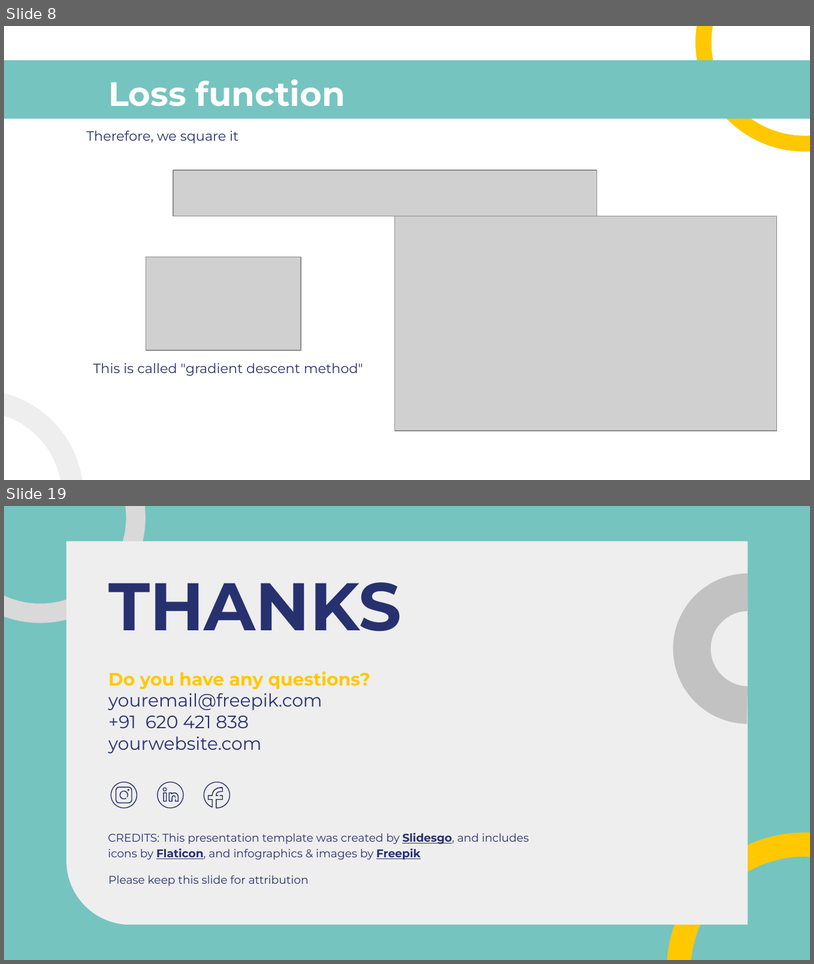
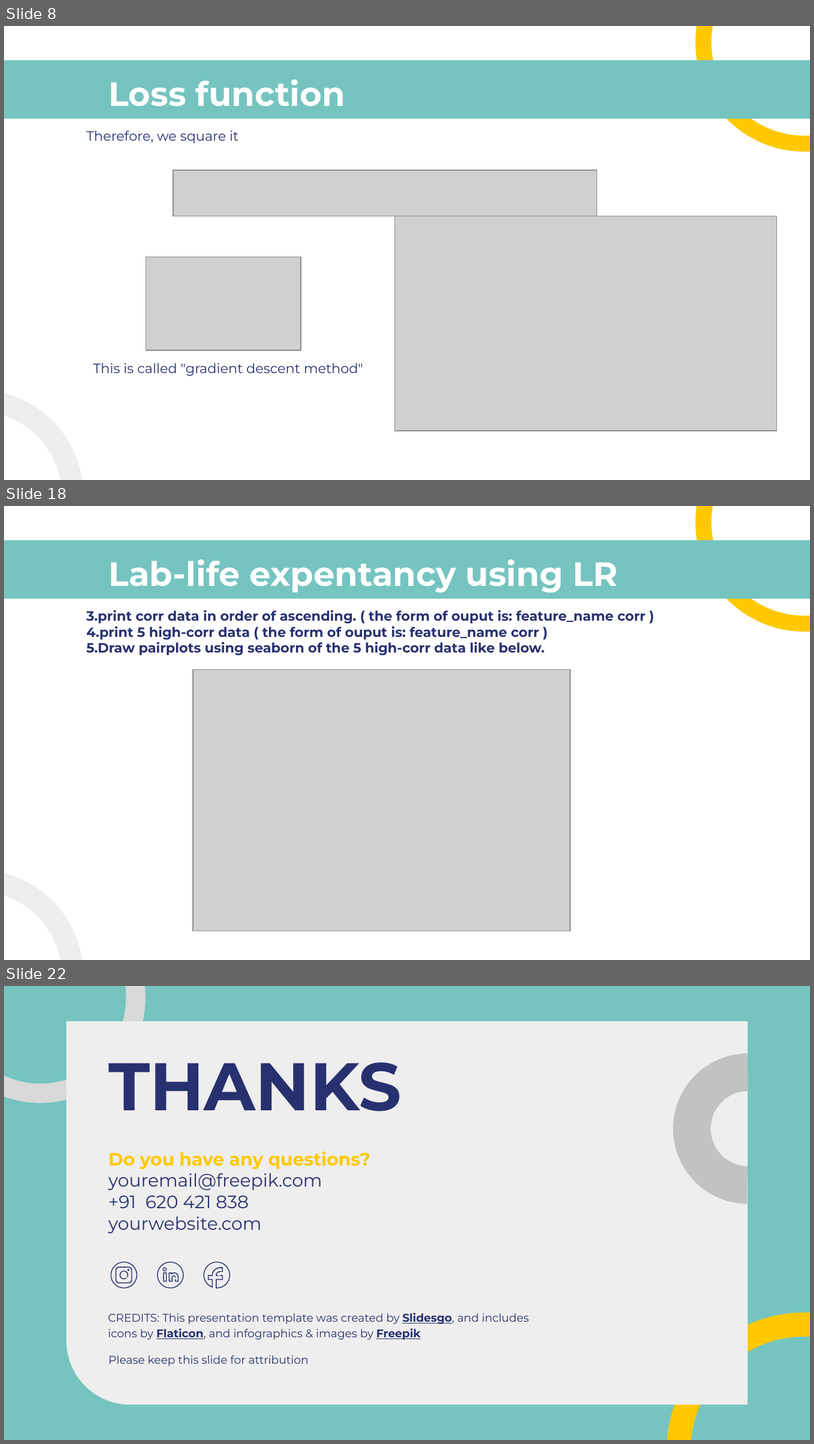
Before and after one commit to gurwoghd/2023_WFK_ICT-Laos-, a slide deck: LectureNotes/ch4_Linear_Regression(LR).pptx. Shown one above the other, each under a label of ours: slides 8 and 19 before the commit, slides 8, 18 and 22 after it; the slides between them are not shown. The pictures are 814x964 and 814x1444 pixels, drawn with LibreOffice and Linux fonts; fonts in the diff are those of the drawing; grey boxes stand for pictures. Boxes give left, top, right and bottom in pixels: in the first picture for what was removed or moved away, otherwise in the second. Text is boxed around its words. In the diff, an @@ line names an element or a change of style, - is before the commit and + after.

```diff
--- a/LectureNotes/ch4_Linear_Regression(LR).pptx
+++ b/LectureNotes/ch4_Linear_Regression(LR).pptx
@@ slide 18 added at (4,506,810,960), background #FFFFFF; not listed: 3 template elements that a slide beside it also shows @@
@@ title added at (108,559,618,592), 30 pt, text #FFFFFF, bold @@
+Lab-life expentancy using LR
@@ subtitle added at (86,610,646,655), 12 pt, text #27316F, bold @@
+3.print corr data in order of ascending. ( the form of ouput is: feature_name corr )
+4.print 5 high-corr data ( the form of ouput is: feature_name corr )
+5.Draw pairplots using seaborn of the 5 high-corr data like below.
@@ picture added at (192,670,570,931) @@
@@ what was slide 19 is now slide 22 @@
```
Also in this commit, not shown: 8 slides changed, 5 other slides added, 3 slides removed, 1 other file.
